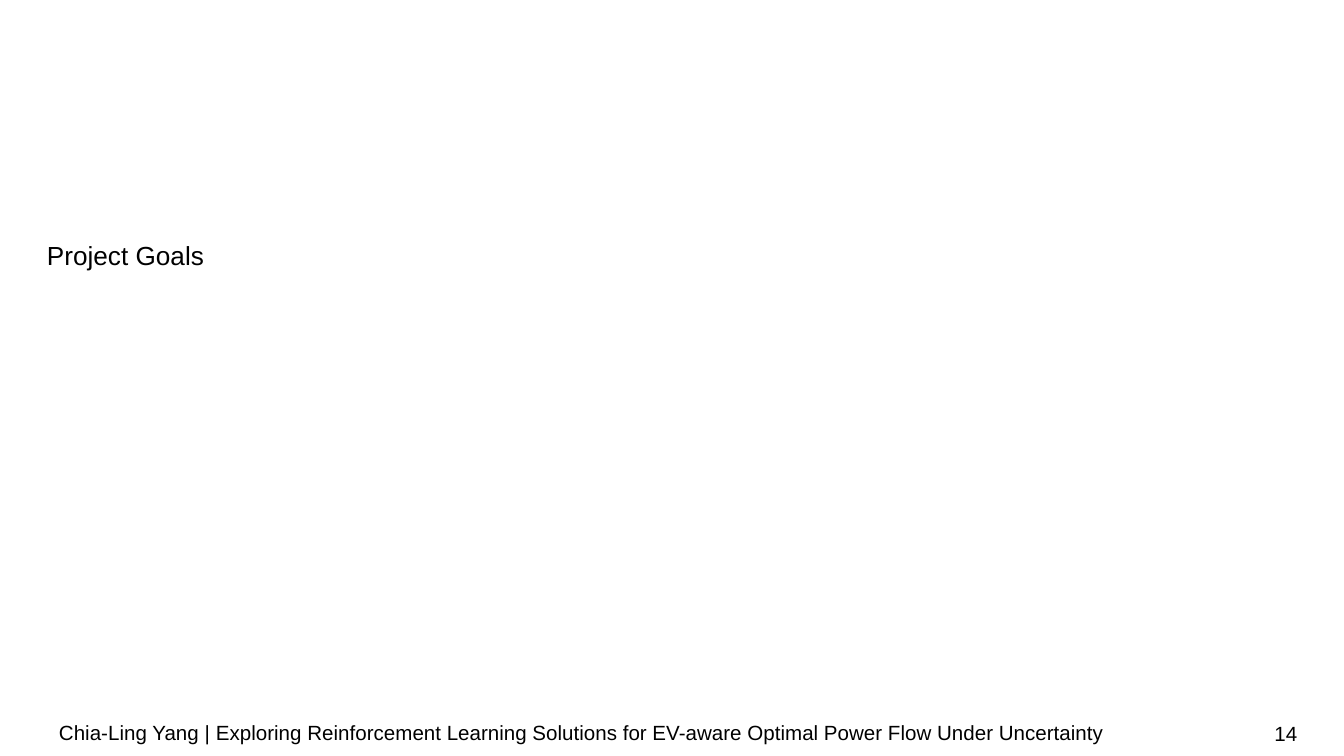
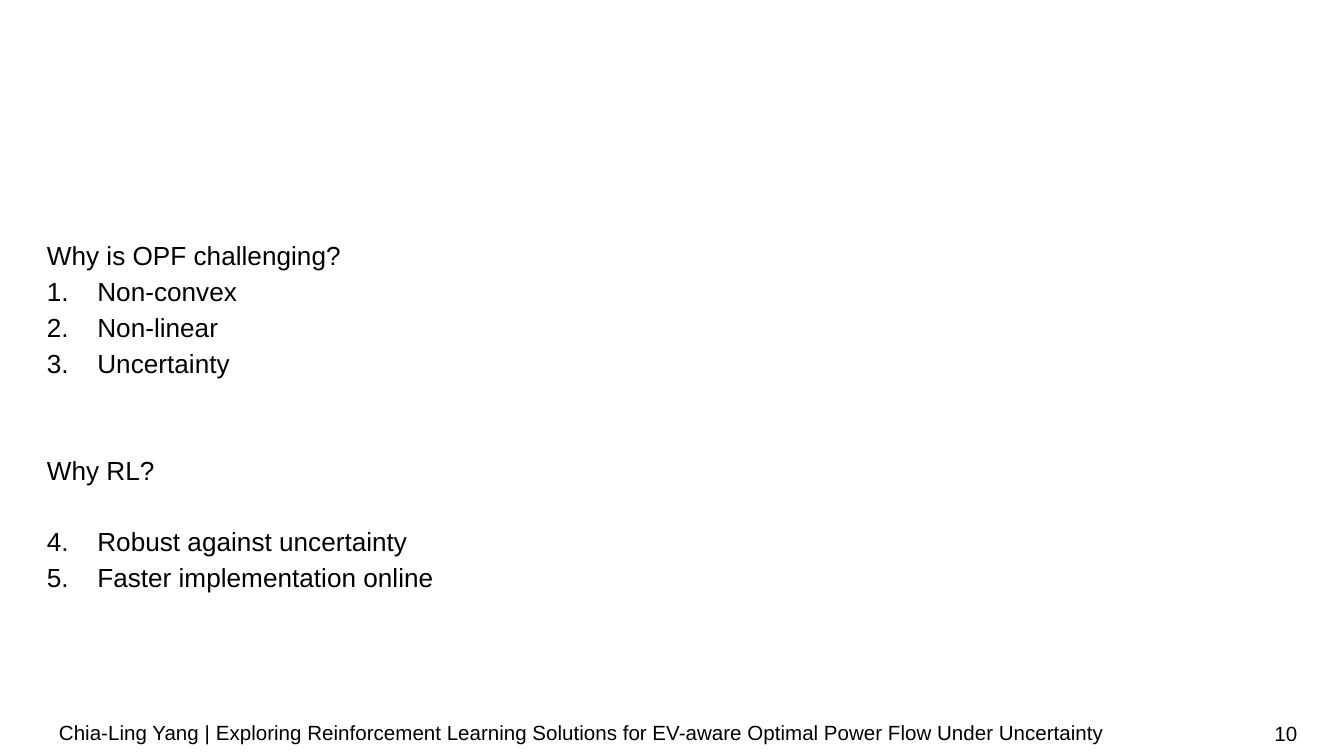
Before and after one commit to chialingyang7718/RL_OPF_EVaware, a slide deck: slide 10 of Mid-term Presentation.pptx (slide 14 before the commit). Drawn at 1344x756 pixels with LibreOffice and Linux fonts; fonts in the diff are those of the drawing; background and template pictures are left out. Boxes give left, top, right and bottom in pixels: in the first picture for what was removed or moved away, otherwise in the second. Text is boxed around its words. In the diff, an @@ line names an element or a change of style, - is before the commit and + after.

```diff
--- a/Mid-term Presentation.pptx
+++ b/Mid-term Presentation.pptx
@@ text at bbox=[47, 246, 433, 593]: text changed @@
-Project Goals
+Why is OPF challenging?
+1. Non-convex
+2. Non-linear
+3. Uncertainty
+Why RL?
+1. Robust against uncertainty
+2. Faster implementation online
@@ page number at bbox=[1274, 726, 1297, 742]: text changed @@
-14
+10
```
Also in this commit, not shown: 4 other slides changed, 1 slide added, 3 slides removed, 1 other file.
